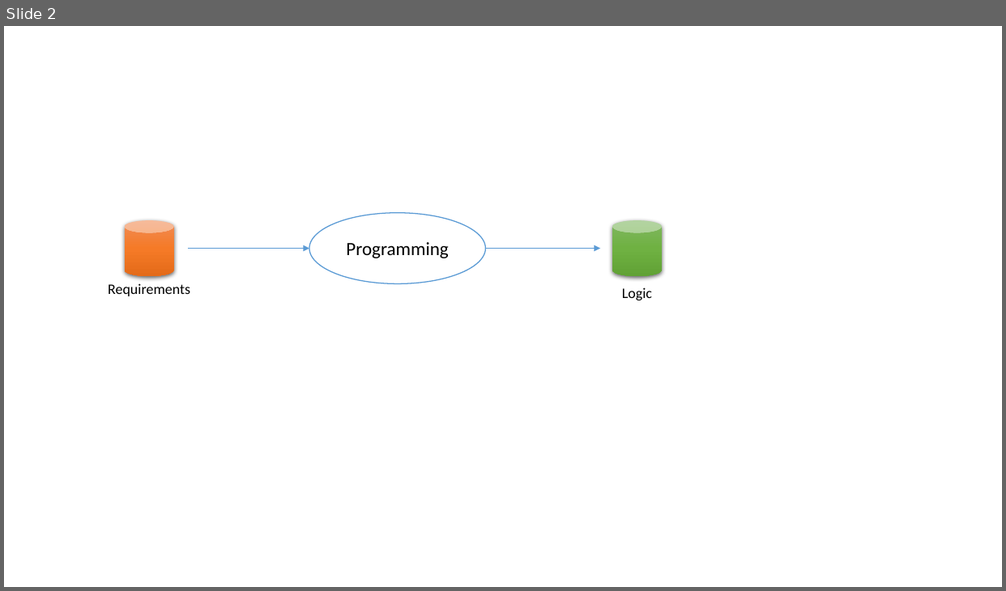
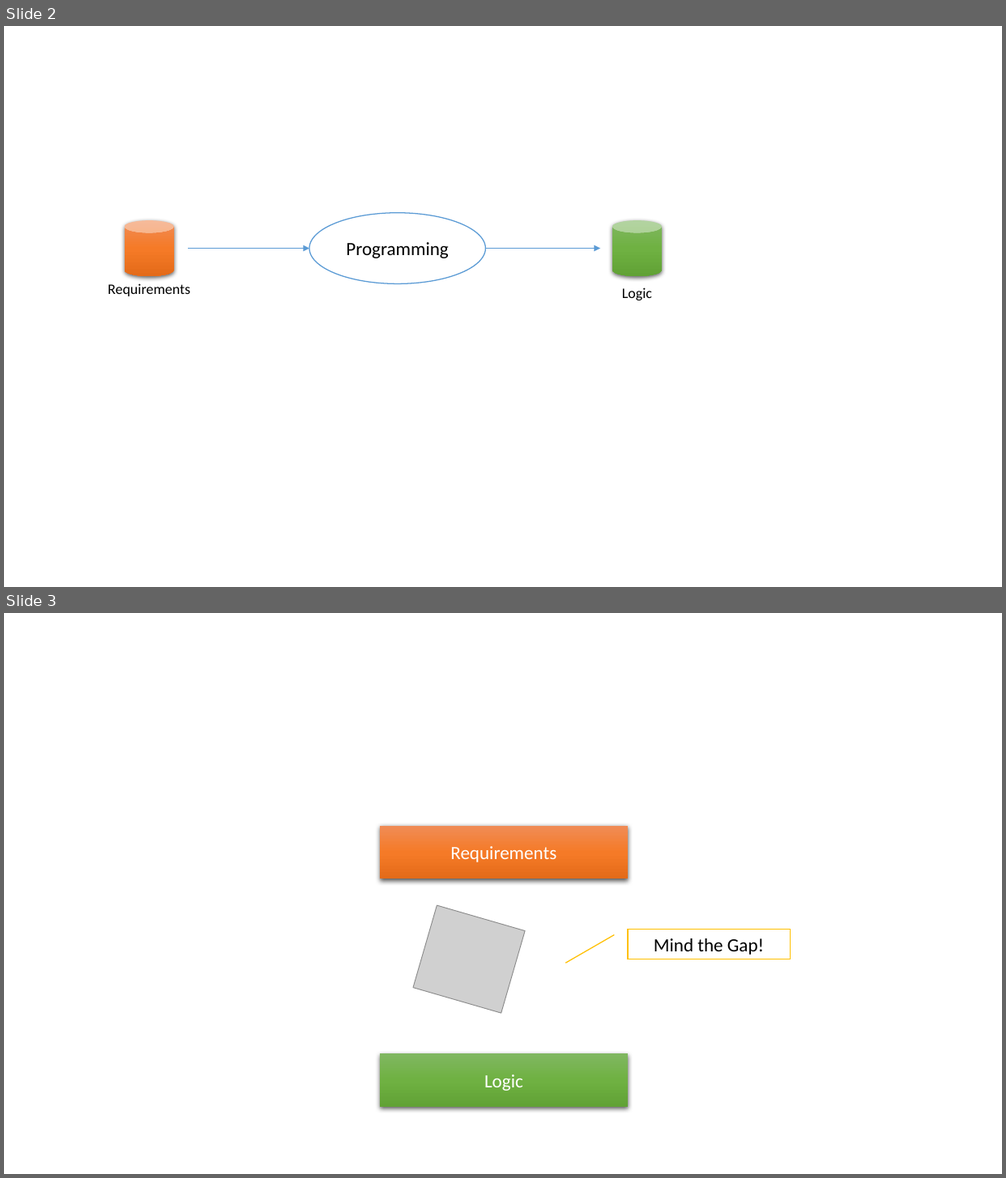
Before and after one commit to ccdschool/flowdesignorg, a slide deck: resources/images/requirements-logic-gap.pptx. Shown one above the other, each under a label of ours: slide 2 before the commit, slides 2 and 3 after it. The pictures are 1006x591 and 1006x1178 pixels, drawn with LibreOffice and Linux fonts; fonts in the diff are those of the drawing; grey boxes stand for pictures. Boxes give left, top, right and bottom in pixels: in the first picture for what was removed or moved away, otherwise in the second. Text is boxed around its words. In the diff, an @@ line names an element or a change of style, - is before the commit and + after.

Commit message:
req logic gap fertig beschrieben

```diff
--- a/resources/images/requirements-logic-gap.pptx
+++ b/resources/images/requirements-logic-gap.pptx
@@ slide 3 added at <box>4,613,1002,1174</box>, background #FFFFFF @@
@@ rectangle added at <box>380,825,628,879</box>, fill gradient #F18C57 to #F67B28 to #E56C19, 18 pt, text #FFFFFF @@
+Requirements
@@ picture added at <box>413,905,526,1013</box> @@
@@ border callout added at <box>628,930,790,960</box>, fill #FFFFFF, outline #FFC000 1 pt, 18 pt, text #000000 @@
+Mind the Gap!
@@ rectangle added at <box>380,1054,628,1107</box>, fill gradient #81B861 to #6FB242 to #62A336, 18 pt, text #FFFFFF @@
+Logic
```
Also in this commit, not shown: 3 other files.
